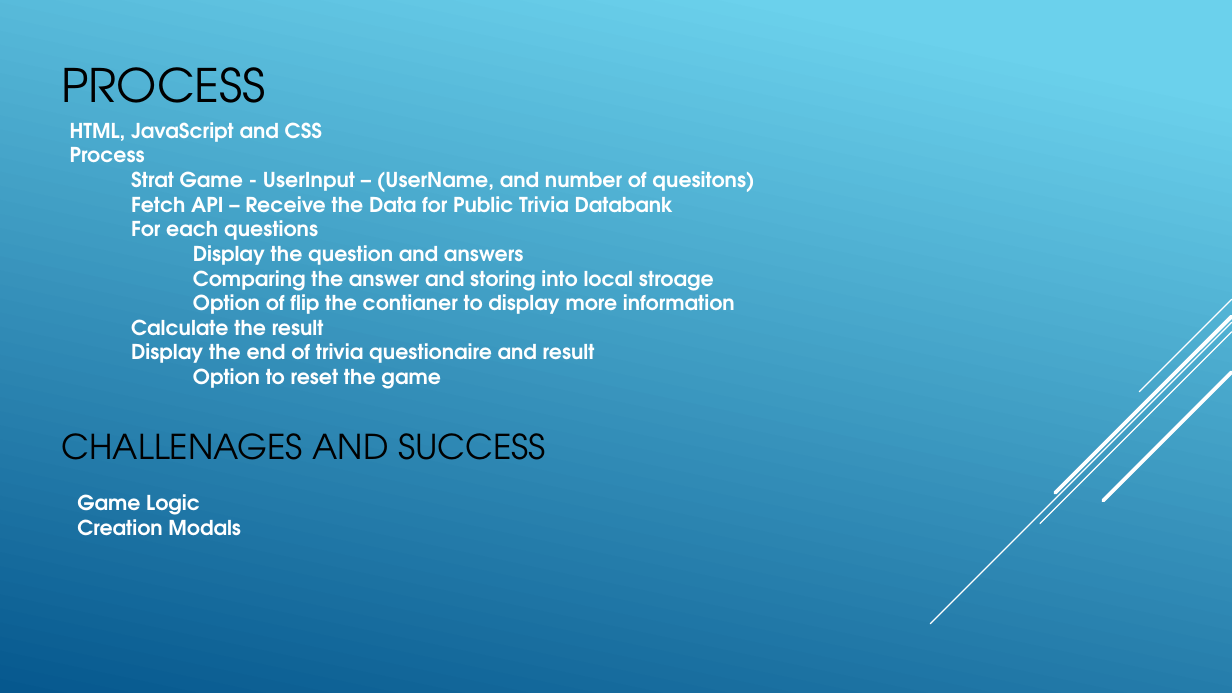
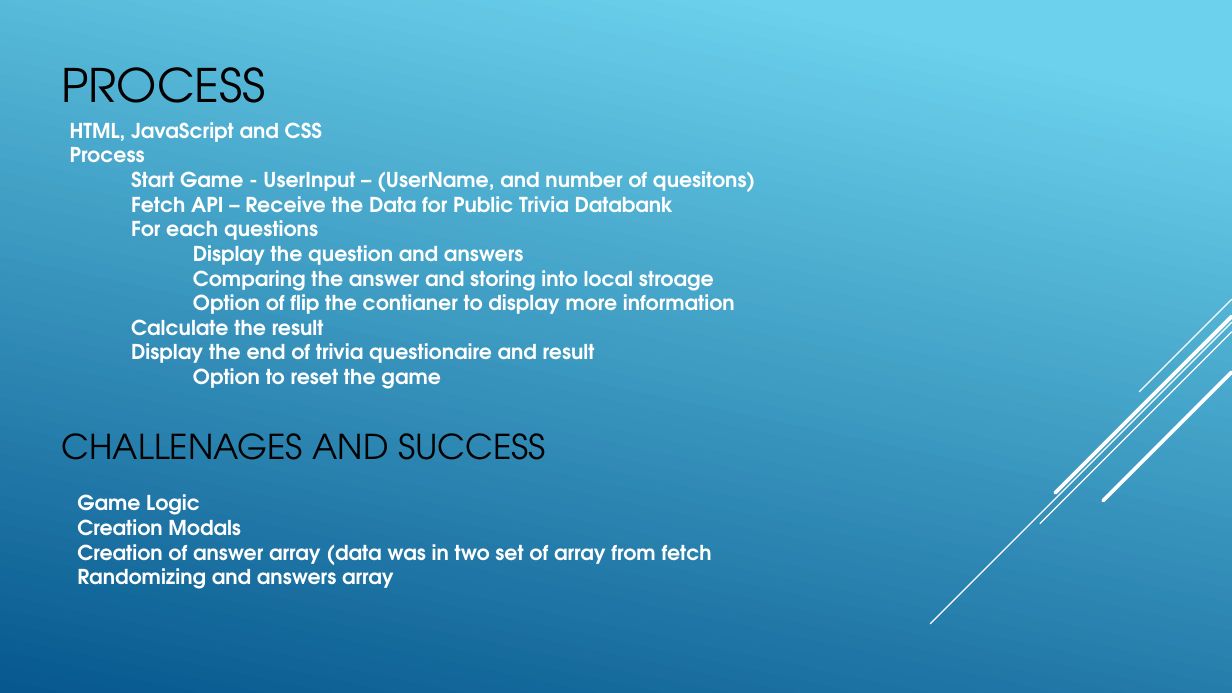
Before and after one commit to rrayachhetri/Phase-1-Project, a slide deck: slide 3 of PowerPoint Persentation .pptx. Drawn at 1232x693 pixels with LibreOffice and Linux fonts; fonts in the diff are those of the drawing. Boxes give left, top, right and bottom in pixels: in the first picture for what was removed or moved away, otherwise in the second. Text is boxed around its words. In the diff, an @@ line names an element or a change of style, - is before the commit and + after.

```diff
--- a/PowerPoint Persentation .pptx
+++ b/PowerPoint Persentation .pptx
@@ text at [131, 171, 755, 192]: text changed @@
-  Strat Game - UserInput – (UserName, and number of quesitons)
+  Start Game - UserInput – (UserName, and number of quesitons)
@@ text at [77, 544, 712, 589]: paragraphs added @@
+Creation of answer array (data was in two set of array from fetch
+Randomizing and answers array
```
Also in this commit, not shown: 4 other slides changed, 8 other files.
